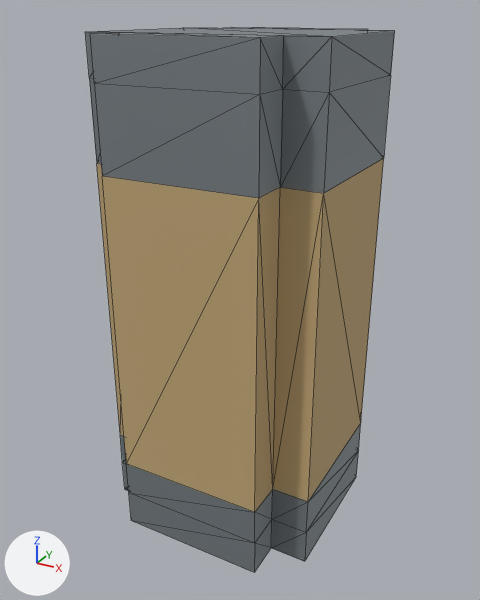
The glTF model packages/deadvox/src/content/base/assets/models/canned_soup.glb, before and after one commit.
Rendered twice from a 50 mm lens placed at (0.0798, -0.1464, 0.135), pointed at (0.0, -0.0013, 0.0624). The lights are fixed; the arrows at lower left show +X, +Y and +Z. The first picture is the older version. Mesh edges are drawn as thin lines. Where no turn or scale is listed for an object, it has been applied to the vertices. Vertices at exactly the same position are counted once.

The first picture shows 'package:vessel'.
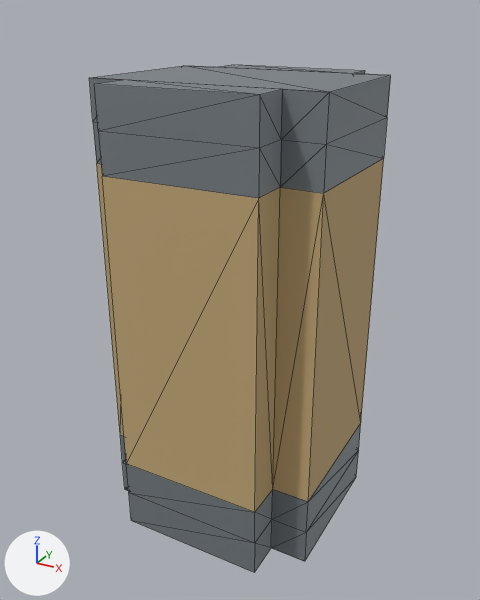
The edits, one by one:
me_package_vessel is used by ob_package_vessel; location (0.0, 0.0, 0.0).
me_package_vessel had 72 vertices, 132 faces and spanned x -0.03..0.03, y -0.03..0.03, z 0.0..0.13.
me_package_vessel now has 72 vertices, 132 faces and spans x -0.03..0.03, y -0.03..0.03, z 0.0..0.12.
me_package_vessel part 1: all 24 vertices in x -0.03..0.03, y -0.03..0.03, z 0.12..0.13 are moved by (0.0, 0.0, -0.01).

Location of each change, (x1, y1, x2, y2) in pixels of the pictures (480 x 600 px; the box of a moved part takes in the faces that stretch with it):
'package:vessel', reshaped (7% shorter): before (85, 27, 395, 572); after (89, 65, 391, 572)
part 1 of me_package_vessel, moved or reshaped: before (85, 27, 395, 198); after (89, 65, 391, 198)
